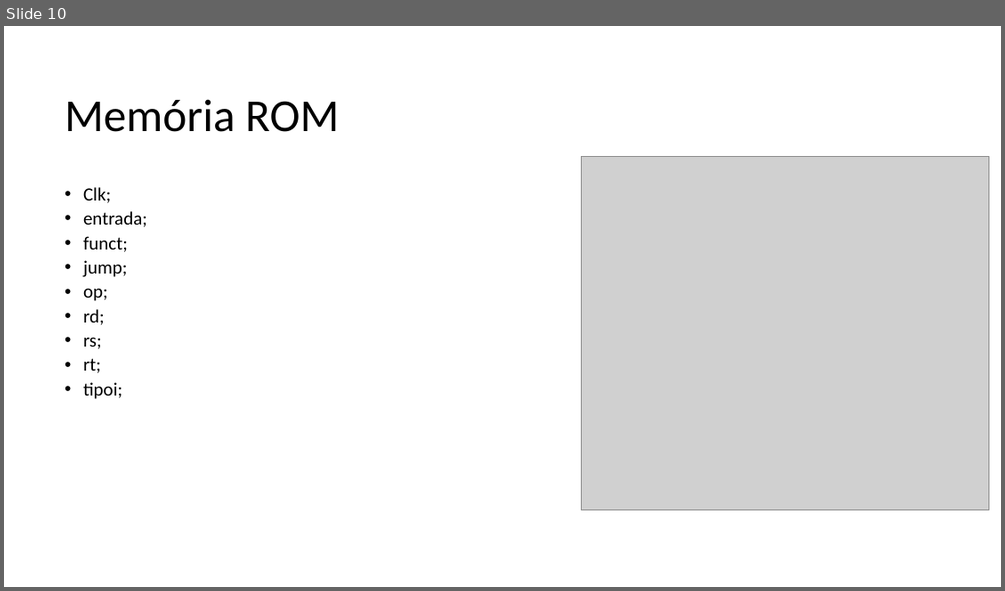
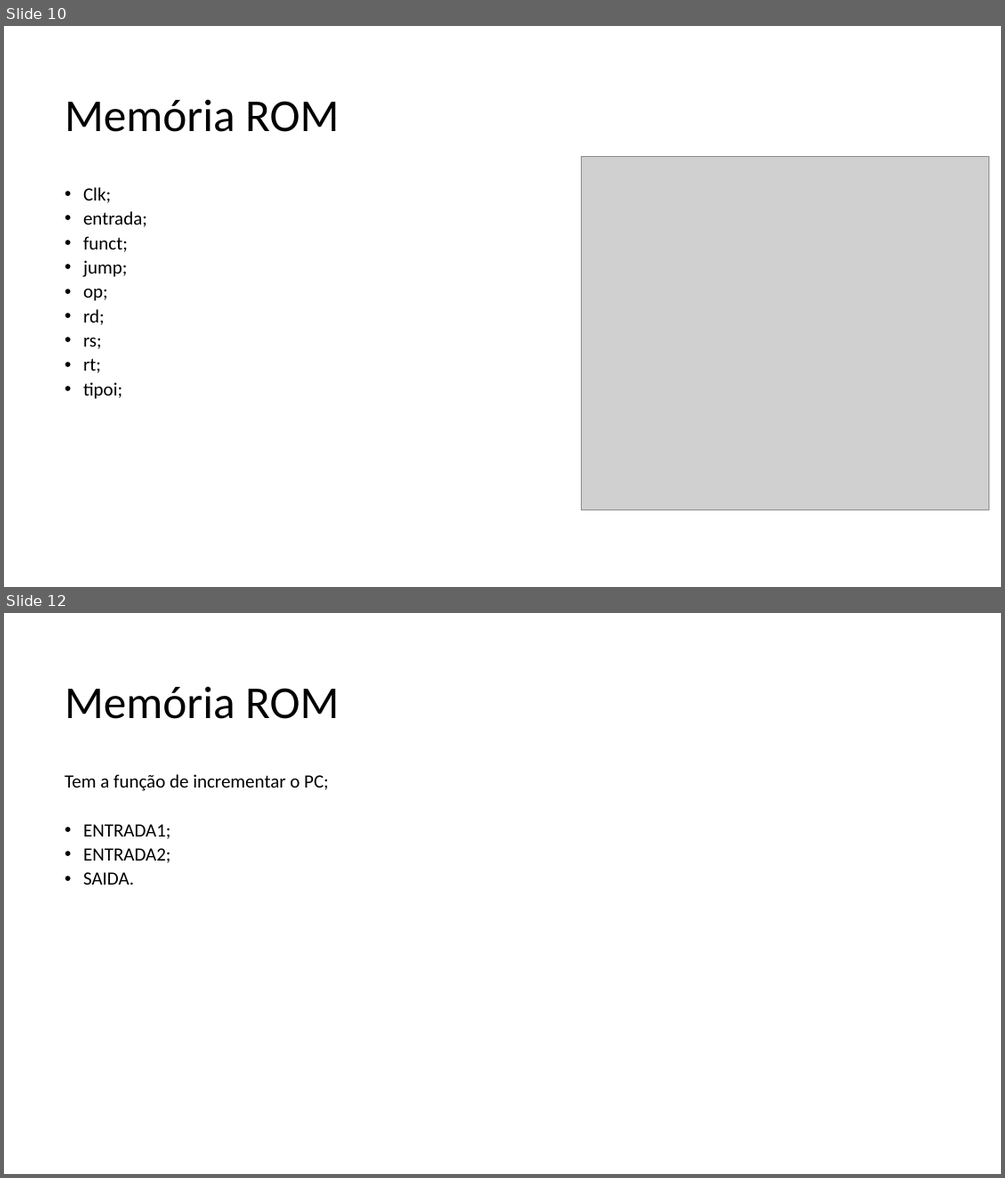
Before and after one commit to ArcanjoGabriel42/Final_Judgment_Processor, a slide deck: Luigi/Processador Uniciclo 16 bits.pptx. Shown one above the other, each under a label of ours: slide 10 before the commit, slides 10 and 12 after it; the slides between them are not shown. The pictures are 1005x591 and 1005x1178 pixels, drawn with LibreOffice and Linux fonts; fonts in the diff are those of the drawing; grey boxes stand for pictures. Boxes give left, top, right and bottom in pixels: in the first picture for what was removed or moved away, otherwise in the second. Text is boxed around its words. In the diff, an @@ line names an element or a change of style, - is before the commit and + after.

```diff
--- a/Luigi/Processador Uniciclo 16 bits.pptx
+++ b/Luigi/Processador Uniciclo 16 bits.pptx
@@ slide 12 added at bbox=[4, 613, 1001, 1174], background #FFFFFF @@
@@ title added at bbox=[65, 686, 339, 719], 44 pt, text #000000 @@
+Memória ROM
@@ text added at bbox=[65, 774, 329, 884], 18 pt, text #000000 @@
+Tem a função de incrementar o PC;
+• ENTRADA1;
+• ENTRADA2;
+• SAIDA.
```
Also in this commit, not shown: 3 other slides added, 1 slide removed, 40 other files.
